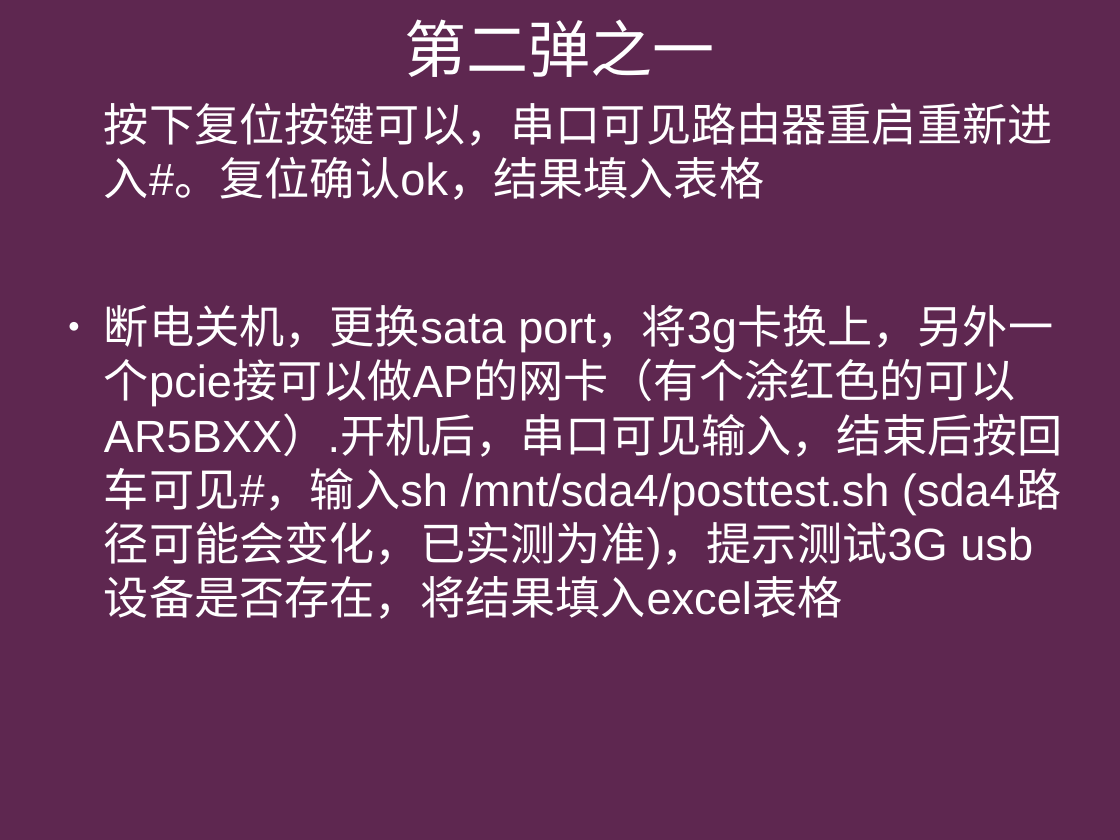
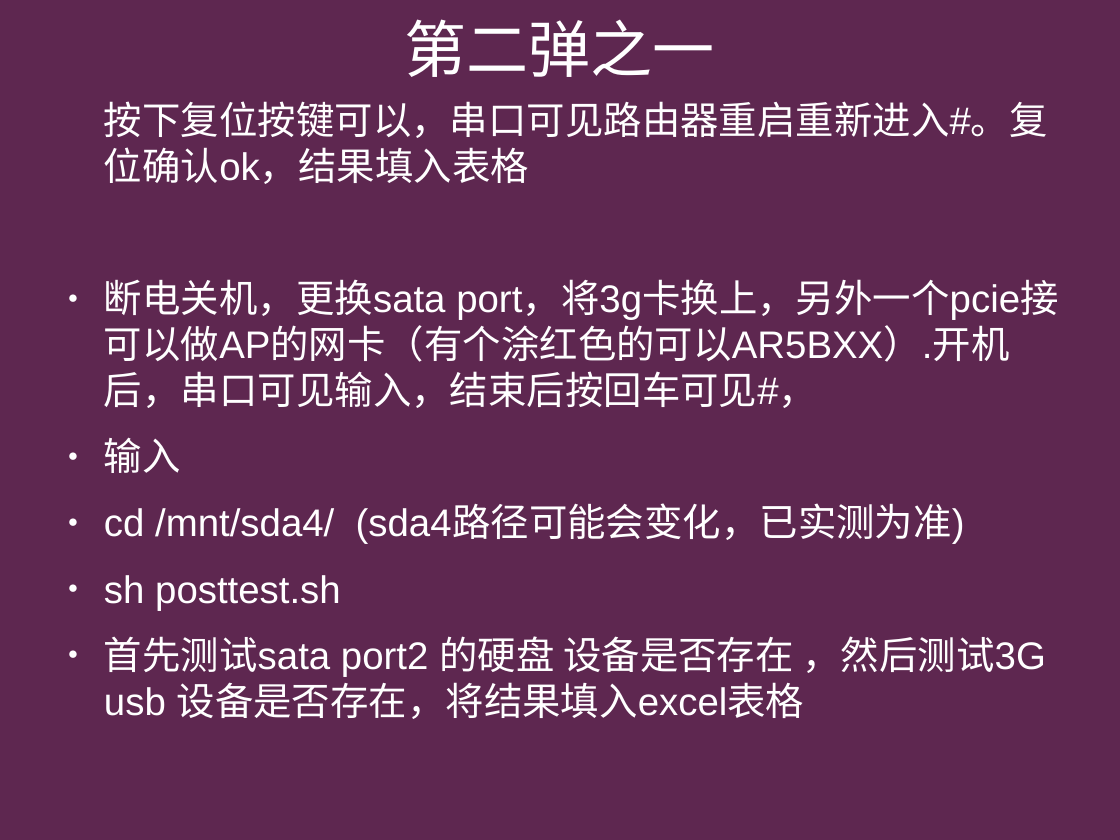
Before and after one commit to arthurzhang888/testscript, a slide deck: slide 6 of testsop.odp. Drawn at 1120x840 pixels with LibreOffice and Linux fonts; fonts in the diff are those of the drawing. Boxes give left, top, right and bottom in pixels: in the first picture for what was removed or moved away, otherwise in the second. Text is boxed around its words. In the diff, an @@ line names an element or a change of style, - is before the commit and + after.

```diff
--- a/testsop.odp
+++ b/testsop.odp
@@ text at (104, 101, 1048, 184): size 32 to 27.2 pt in "按下复位按键可以，串口可见路由器重启重新进入#。复位确认ok，结果填入表格" @@
@@ text at (104, 279, 1058, 719): text changed; size 32 to 27.2 pt @@
-● 断电关机，更换sata port，将3g卡换上，另外一个pcie接可以做AP的网卡（有个涂红色的可以AR5BXX）.开机后，串口可见输入，结束后按回车可见#，输入sh /mnt/sda4/posttest.sh (sda4路径可能会变化，已实测为准)，提示测试3G usb 设备是否存在，将结果填入excel表格
+● 断电关机，更换sata port，将3g卡换上，另外一个pcie接可以做AP的网卡（有个涂红色的可以AR5BXX）.开机后，串口可见输入，结束后按回车可见#，
+● 输入
+● cd /mnt/sda4/ (sda4路径可能会变化，已实测为准)
+● sh posttest.sh
+● 首先测试sata port2 的硬盘 设备是否存在 ，然后测试3G usb 设备是否存在，将结果填入excel表格
```
Also in this commit, not shown: 1 other slide changed, 1 slide added, 5 other files.
